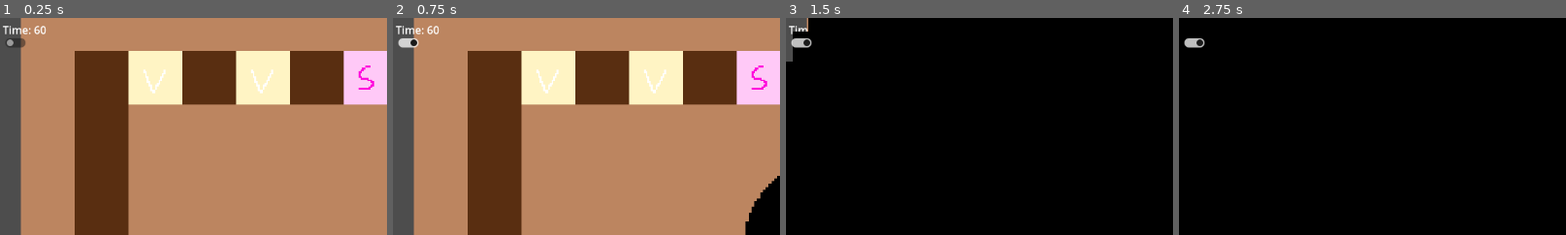
Above: before the commit, frames 1-4 (left to right).
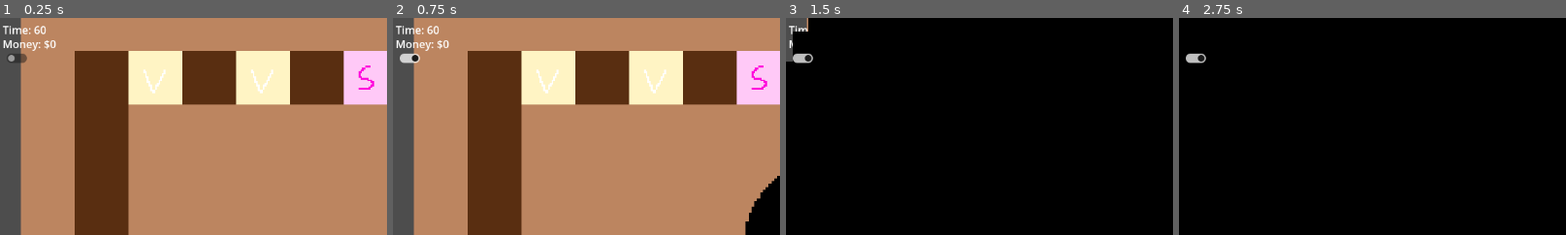
Above: after the commit, the same moments.

Repository: ElectricSpace25/Between-Scoops
Game: Godot game, scene res://Levels/Shop/shop.tscn
Two runs of this game, one before a commit and one after it. Both use one fixed random seed, a clock stepped at 60 frames per second and the inputs below.
Inputs (mouse positions are % of the whole screen's width and height, from its top left; square brackets give the same spot before the commit, where the layout moved):
- Up to frame 1 (0.25 s): no input
- Up to frame 2 (0.75 s): click (2, 9) [2, 6] at 0.5 s
- Up to frame 3 (1.5 s): hold D (walk_right) from 1.28 s (still down); hold E (interact) from 1.28 s (still down)
- Up to frame 4 (2.75 s): tap Enter at 2 s; release D (walk_right) at 2.03 s; release E (interact) at 2.03 s; hold S (walk_down) from 2.03 s (still down); tap E (interact) at 2.1 s
The pictures show only the part of the screen within x 0-50%, y 0-50%; the shares and areas given below are measured in that part.

The runs differ from the first frame. In frame 1, 0.5% of the frame differs, in the area x 0-15%, y 9-21%; in frame 2, 0.6%; in frame 3, 0.5%; in frame 4, 0.5%.

Commit message:
Added money label

Diff:
--- /dev/null
+++ b/Levels/Shop/money_label.gd
@@ -0,0 +1,4 @@
+extends Label
+
+func _process(delta):
+	text = "Money: $%d" % [GlobalVariables.money]
--- a/Levels/Shop/shop.tscn
+++ b/Levels/Shop/shop.tscn
@@ -9,6 +9,7 @@
 [ext_resource type="PackedScene" uid="uid://d38ej1a1jhuag" path="res://Objects/Trash/trash.tscn" id="7_86lcm"]
 [ext_resource type="Script" path="res://Levels/Shop/timer_label.gd" id="8_fktjj"]
 [ext_resource type="PackedScene" uid="uid://cymdec3ilt4i0" path="res://UI/transitioner.tscn" id="8_mowwh"]
+[ext_resource type="Script" path="res://Levels/Shop/money_label.gd" id="9_eikm8"]
 [ext_resource type="Script" path="res://Levels/Shop/TransitionButton.gd" id="9_ismv7"]
 
 [sub_resource type="TileSetAtlasSource" id="TileSetAtlasSource_pxtdm"]
@@ -86,6 +87,14 @@
 text = "Time: "
 script = ExtResource("8_fktjj")
 
+[node name="MoneyLabel" type="Label" parent="CanvasLayer"]
+offset_left = 4.0
+offset_top = 27.0
+offset_right = 66.0
+offset_bottom = 50.0
+text = "Money: "
+script = ExtResource("9_eikm8")
+
 [node name="Transitioner" parent="CanvasLayer" instance=ExtResource("8_mowwh")]
 offset_left = 76.0
 offset_top = 17.0
@@ -93,10 +102,10 @@
 offset_bottom = 17.0
 
 [node name="TransitionButton" type="CheckButton" parent="CanvasLayer" node_paths=PackedStringArray("transitioner")]
-offset_left = 1.0
-offset_top = 25.0
-offset_right = 45.0
-offset_bottom = 49.0
+offset_left = 3.0
+offset_top = 48.0
+offset_right = 47.0
+offset_bottom = 72.0
 focus_mode = 0
 script = ExtResource("9_ismv7")
 transitioner = NodePath("../Transitioner")
Not shown: 1 places in Levels/Shop/shop.tscn that only renumber resources
